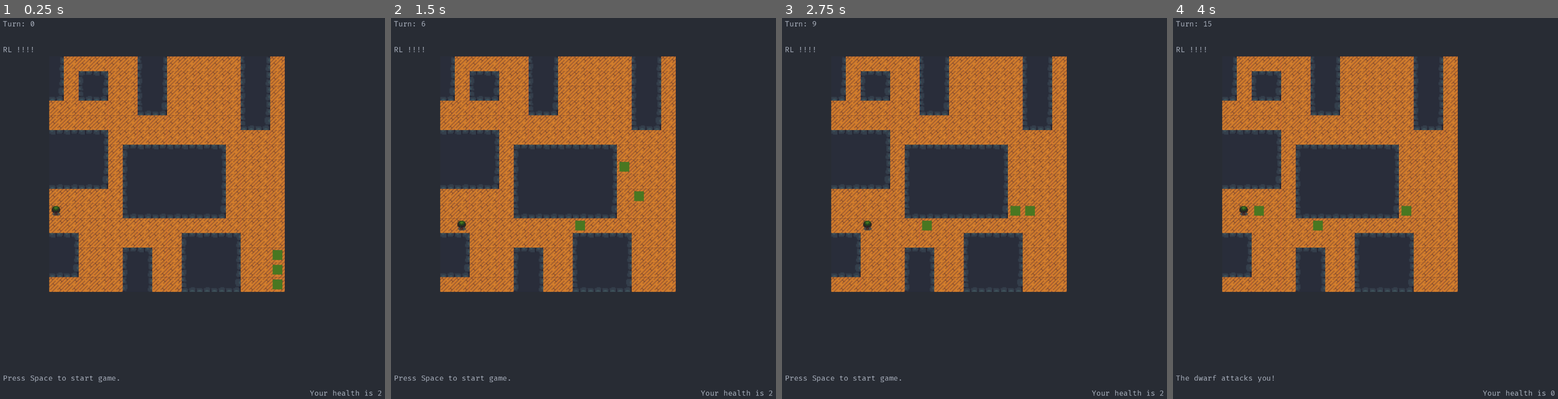
Above: before the commit, frames 1-4 (left to right).
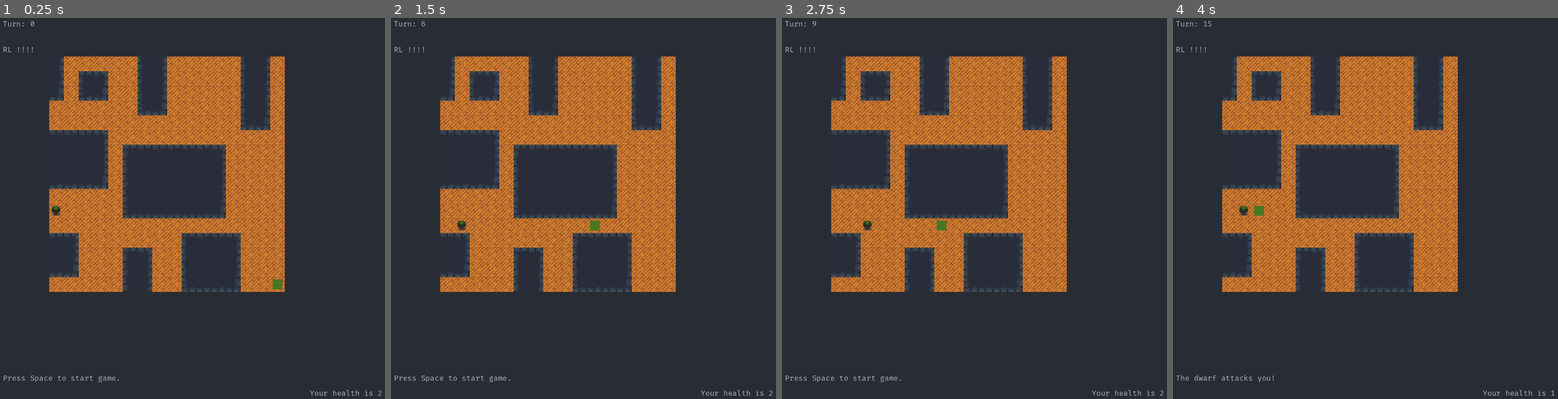
Above: after the commit, the same moments.

Repository: benjaminfrs/DragonsDescent
Game: Godot game, scene res://scene/main/main.tscn
Same seed, same stepped clock (60 frames per second), same inputs: the game is played once before the commit and once after it.
Inputs:
- Up to frame 1 (0.25 s): no input
- Up to frame 2 (1.5 s): tap Space (wait) at 0.5, 0.6, 1.25, 1.35 s; hold Right (move_right) 0.53-1.28 s; hold Down (move_down) from 1.28 s (still down)
- Up to frame 3 (2.75 s): tap Space (wait) at 2, 2.1 s; release Down (move_down) at 2.03 s; hold Right (move_right) from 2.03 s (still down)
- Up to frame 4 (4 s): tap Space (wait) at 2.75, 2.85, 3.5, 3.6 s; release Right (move_right) at 2.78 s; hold Up (move_up) 2.78-3.53 s; hold Left (move_left) from 3.53 s (still down)

The runs differ from the first frame. In frame 1, 0.1% of the frame differs, in the area x 70-74%, y 60-68%; in frame 2, 0.3%, in the area x 47-66%, y 37-56%; in frame 3, 0.3%; in frame 4, 0.1%.

Commit message:
Initial support for building levels using dynamic scenes

Diff:
--- a/lib/AssetLoader.gd
+++ b/lib/AssetLoader.gd
@@ -3,8 +3,6 @@
 const Player := preload("res://sprite/pc.tscn")
 const Dwarf := preload("res://sprite/d_sprite.tscn")
 const Floor := preload("res://sprite/floor_sprite.tscn")
-const xArrow := preload("res://sprite/x_sprite.tscn")
-const yArrow := preload("res://sprite/y_sprite.tscn")
 const Wall := preload("res://sprite/wall_sprite.tscn")
 const Ulwall := preload("res://sprite/ulwall_sprite.tscn")
 const Urwall := preload("res://sprite/urwall_sprite.tscn")
--- a/scene/main/World/World.tscn
+++ b/resource/World.tscn
@@ -1,5 +1,6 @@
-[gd_scene load_steps=6 format=3 uid="uid://bqietraj1ohmp"]
+[gd_scene load_steps=7 format=3 uid="uid://bqietraj1ohmp"]
 
+[ext_resource type="Script" path="res://scene/main/World/World.gd" id="1_njd3w"]
 [ext_resource type="Script" path="res://scene/main/World/PCMove.gd" id="4_ft5m1"]
 [ext_resource type="Script" path="res://scene/main/World/Schedule.gd" id="5_dn8oy"]
 [ext_resource type="Script" path="res://scene/main/World/PCAttack.gd" id="5_tcjt4"]
@@ -8,6 +9,7 @@
 
 [node name="World" type="Node2D"]
 position = Vector2(-33, 37)
+script = ExtResource("1_njd3w")
 
 [node name="PCMove" type="Node2D" parent="."]
 script = ExtResource("4_ft5m1")
--- a/scene/main/MapGenerator.gd
+++ b/scene/main/MapGenerator.gd
@@ -49,7 +49,8 @@
 
 
 func _on_Main_game_ready():
-	emit_signal("map_finished", generate())
+	pass
+	#emit_signal("map_finished", generate())
 
 func generate() -> Array:
 	var tile_matrix : Array
--- a/scene/main/World/DungeonGrid.gd
+++ b/scene/main/World/DungeonGrid.gd
@@ -3,18 +3,33 @@
 signal illegal_move(message)
 signal sprite_removed(pos, sprite)
 signal sprite_created(sprite)
+signal dungeon_complete()
 
 var _arr : Array
 var _pc_ref
 var _astargrid : AStarGrid2D
+var _number_of_dwarves : int
 
-func _on_Main_game_ready():
+func _ready():
 	_arr.resize(DungeonSize.MAX_X * DungeonSize.MAX_Y)
 
 	_astargrid = AStarGrid2D.new()
 	_astargrid.size = Vector2i(DungeonSize.MAX_X, DungeonSize.MAX_Y)
 	_astargrid.cell_size = Vector2i(ConvertCoords.STEP_X, ConvertCoords.STEP_Y)
 	_astargrid.update()
+
+func _setup(number_of_dwarves : int = 0):
+	_number_of_dwarves = number_of_dwarves
+	print("n dwarves: ", _number_of_dwarves)
+
+func _on_Main_game_ready():
+	pass
+#	_arr.resize(DungeonSize.MAX_X * DungeonSize.MAX_Y)
+#
+#	_astargrid = AStarGrid2D.new()
+#	_astargrid.size = Vector2i(DungeonSize.MAX_X, DungeonSize.MAX_Y)
+#	_astargrid.cell_size = Vector2i(ConvertCoords.STEP_X, ConvertCoords.STEP_Y)
+#	_astargrid.update()
 
 func get_pc_pos() -> Vector2i:
 	return ConvertCoords.get_world_coords(_pc_ref.position)
@@ -92,7 +107,7 @@
 	else:
 		_arr[pos.x + pos.y * DungeonSize.MAX_Y] = [new_sprite]
 
-func _on_MapGenerator_map_finished(map: Array):
+func _init_dungeon(map: Array):
 	for x in range(DungeonSize.MAX_X):
 		for y in range(DungeonSize.MAX_Y):
 			var pos = Vector2i(x, y)
@@ -105,7 +120,7 @@
 			set_sprite_at_pos(pos, new_sprite)
 			if tile_type_fuzzy_search(pos, "wall"):
 				_astargrid.set_point_solid(pos, true)
-	_init_actors(3)
+	_init_actors(_number_of_dwarves)
 
 func _init_actors(n_dwarves : int):
 	var floor_groups = get_floor_groups(0)
@@ -132,10 +147,8 @@
 		emit_signal("sprite_created", new_dwarf)
 		set_sprite_at_pos(new_pos, new_dwarf)
 
-#func _on_InitWorld_sprite_created(new_sprite: Sprite2D):
-#	if new_sprite.get_groups().find(TileTypes.PC) > -1:
-#		_pc_ref = new_sprite
-#	var pos = ConvertCoords.get_world_coords(new_sprite.position)
-#	set_sprite_at_pos(pos, new_sprite)
-#	if tile_type_fuzzy_search(pos, "wall"):
-#		_astargrid.set_point_solid(pos, true)
+func _on_PCAttack_pc_killed_dwarf(pos : Vector2i, dwarf : Sprite2D):
+	remove_sprite_at_pos(pos, dwarf)
+	_number_of_dwarves -= 1
+	if not _number_of_dwarves:
+		emit_signal("dungeon_complete")
--- a/scene/main/World/DwarfMove.gd
+++ b/scene/main/World/DwarfMove.gd
@@ -15,18 +15,18 @@
 	pass
 
 func _on_Schedule_turn_started_dwarf(current_sprite : Sprite2D) -> void:
-	print(current_sprite, " is moving")
+	#print(current_sprite, " is moving")
 	var pc_pos = _ref_DungeonGrid.get_pc_pos()
 	if _get_distance_from_pc(current_sprite) == 1:
 		emit_signal("dwarf_attacks", "The dwarf attacks you!")
 	var shortest = _ref_DungeonGrid.get_astar_path(ConvertCoords.get_world_coords(current_sprite.position), pc_pos)
-	print(_ref_DungeonGrid.get_astar_path(ConvertCoords.get_world_coords(current_sprite.position), pc_pos))
+	#print(_ref_DungeonGrid.get_astar_path(ConvertCoords.get_world_coords(current_sprite.position), pc_pos))
 
-	print(current_sprite, "     ", ConvertCoords.get_world_coords(current_sprite.position), "    ", pc_pos)
+	#print(current_sprite, "     ", ConvertCoords.get_world_coords(current_sprite.position), "    ", pc_pos)
 	if shortest.size() > 2:
 			_ref_DungeonGrid.move_sprite(ConvertCoords.get_world_coords(current_sprite.position), shortest[1], current_sprite)
 			current_sprite.position = ConvertCoords.get_local_coords(shortest[1])
-			print("distance to pc: ", _get_distance_from_pc(current_sprite))
+			#print("distance to pc: ", _get_distance_from_pc(current_sprite))
 	#print(current_sprite, "     ", ConvertCoords.get_world_coords(current_sprite.position))
 	_ref_Schedule.end_turn()
 
--- a/scene/main/World/PCAttack.gd
+++ b/scene/main/World/PCAttack.gd
@@ -1,14 +1,13 @@
 extends Node2D
 
-signal pc_attacked(message)
+signal pc_attacked(message, dwarf)
+signal pc_killed_dwarf(pos, dwarf)
 
 var _ref_DungeonGrid
 var _ref_Schedule
 
 func attack(pos : Vector2i):
-
 	var actor = _ref_DungeonGrid.get_actor_at_pos(pos)
 	if actor:
-		_ref_DungeonGrid.remove_sprite_at_pos(pos, actor)
 		emit_signal("pc_attacked", "You swing at the dwarf!")
-	#_ref_RemoveObject.remove(pos)
+		emit_signal("pc_killed_dwarf", pos, actor)
--- a/scene/main/World/PCMove.gd
+++ b/scene/main/World/PCMove.gd
@@ -8,14 +8,16 @@
 
 func _ready() -> void:
 	set_process_unhandled_input(false)
-
-func _on_Main_game_ready():
 	_move_inputs = [
 		InputNames.MOVE_LEFT,
 		InputNames.MOVE_RIGHT,
 		InputNames.MOVE_UP,
 		InputNames.MOVE_DOWN,
 	]
+
+func _on_Main_game_ready():
+	pass
+
 
 func _unhandled_input(event: InputEvent) -> void:
 	var source: Vector2i = ConvertCoords.get_world_coords(_pc.position)
@@ -31,8 +33,7 @@
 
 
 func _on_Schedule_turn_started_pc(current_sprite: Sprite2D) -> void:
-	if current_sprite.is_in_group(TileTypes.PC):
-		set_process_unhandled_input(true)
+	set_process_unhandled_input(true)
 
 func _is_move_input(event: InputEvent) -> bool:
 	for m in _move_inputs:
@@ -55,13 +56,12 @@
 
 	return temp
 
-func _try_move(pos : Vector2i, old_pos : Vector2i):
-	if _ref_DungeonGrid.is_legal_move(pos):
-		if _ref_DungeonGrid.does_tile_contain_sprite(pos, TileTypes.DWARF):
-			set_process_unhandled_input(false)
-			get_node("PCAttack").attack(pos)
+func _try_move(new_pos : Vector2i, old_pos : Vector2i):
+	if _ref_DungeonGrid.is_legal_move(new_pos):
+		if _ref_DungeonGrid.does_tile_contain_sprite(new_pos, TileTypes.DWARF):
+			get_node("PCAttack").attack(new_pos)
 		else:
-			_ref_DungeonGrid.move_sprite(old_pos, pos, _pc)
-			_pc.position = ConvertCoords.get_local_coords(pos)
-			#print(ConvertCoords.get_world_coords(_pc.position))
+			_ref_DungeonGrid.move_sprite(old_pos, new_pos, _pc)
+			_pc.position = ConvertCoords.get_local_coords(new_pos)
+		set_process_unhandled_input(false)
 		_ref_Schedule.end_turn()
--- /dev/null
+++ b/scene/main/World/World.gd
@@ -0,0 +1,144 @@
+extends Node2D
+
+var _level : int
+
+@onready var DUNGEON_GRID = self.get_node("DungeonGrid")
+@onready var SCHEDULE = self.get_node("Schedule")
+@onready var PC_MOVE = self.get_node("PCMove")
+@onready var DWARF_MOVE = self.get_node("DwarfMove")
+@onready var PC_ATTACK = PC_MOVE.get_node("PCAttack")
+
+
+
+@onready var SIGNAL_BIND: Array = [
+	#[
+	#	"illegal_move", "_on_DungeonGrid_illegal_move",
+	#	DUNGEON_GRID,
+	#	MODELINE,
+	#],
+	#[
+	#	"pc_attacked", "_on_PCAttack_pc_attacked",
+	#	PC_ATTACK,
+	#	MODELINE,
+	#],
+	[
+		"pc_killed_dwarf", "_on_PCAttack_pc_killed_dwarf",
+		PC_ATTACK,
+		DUNGEON_GRID,
+	],
+	#[
+	#	"dwarf_attacks", "_on_DwarfMove_dwarf_attacks",
+	#	DWARF_MOVE,
+	#	MODELINE, HEALTHLINE,
+	#],
+	#[
+	#	"map_finished", "_on_MapGenerator_map_finished",
+	#	MAP_GENERATOR,
+	#	DUNGEON_GRID,
+	#],
+	#[
+	#	"turn_started", "_on_Schedule_turn_started",
+	#	SCHEDULE,
+	#	SIDEBAR,
+	#],
+	[
+		"turn_started_pc", "_on_Schedule_turn_started_pc",
+		SCHEDULE,
+		PC_MOVE,
+	],
+	[
+		"turn_started_dwarf", "_on_Schedule_turn_started_dwarf",
+		SCHEDULE,
+		DWARF_MOVE
+	],
+	#[
+	#	"turn_ended", "_on_Schedule_turn_ended",
+	#	SCHEDULE,
+	#	MODELINE,
+	#],
+	[
+		"sprite_created", "_on_DungeonGrid_sprite_created",
+		DUNGEON_GRID,
+		PC_MOVE, SCHEDULE,
+	],
+	[
+		"sprite_removed", "_on_DungeonGrid_sprite_removed",
+		DUNGEON_GRID,
+		SCHEDULE,
+	],
+	#[
+	#	"game_ready", "_on_Main_game_ready",
+	#	WORLD,
+	#	PC_MOVE, DUNGEON_GRID, MAP_GENERATOR,
+	#],
+#	[
+#		"map_ready", "_on_Main_map_ready",
+#		WORLD,
+#		DUNGEON_GRID,
+#	],
+]
+
+@onready var NODE_REF: Array = [
+	[
+		"_ref_DungeonGrid",
+		DUNGEON_GRID,
+		PC_MOVE, PC_ATTACK, DWARF_MOVE,
+	],
+	[
+		"_ref_Schedule",
+		SCHEDULE,
+		DWARF_MOVE, PC_MOVE, PC_ATTACK,
+	],
+]
+
+func _ready():
+	pass
+	#_set_path()
+	#_set_signal()
+	#_set_node_ref()
+
+func _setup(level : int):
+	_level = level
+	DUNGEON_GRID._setup(_level)
+
+#func _set_path():
+#	_path_to_self = get_path()
+
+
+#func _set_signal():
+#	for s in _signal_bind:
+#		# [signal_name, func_name, source_node, target_node]
+#		for i in range(3, len(s)):
+#			print("get_node({source}).{signal_name}.connect(get_node({target}).{func})".format(
+#				{"source":_get_path(s[2]), "signal_name":s[0], "target":_get_path(s[i]), "func":s[1]}))
+#			get_node(_get_path(s[2]))[s[0]].connect(get_node(_get_path(s[i]))[s[1]])
+
+func _set_signal():
+	for s in SIGNAL_BIND:
+		# [signal_name, func_name, source_node, target_node]
+		for i in range(3, len(s)):
+			print("{source}[{signal_name}].connect({target}[{func}]".format(
+				{"source":s[2], "signal_name":s[0], "target":s[i], "func":s[1]}))
+			s[2][s[0]].connect(s[i][s[1]])
+
+#func _set_node_ref():
+#	for n in _node_ref:
+#		# [target_var_name, source_node, target_node]
+#		for i in range(2, len(n)):
+#			print("get_node(_get_path({target_node}))[{target_name}] = get_node(_get_path({source}))".format(
+#				{"target_node":n[i], "target_name":n[0], "source":n[1]}))
+#			get_node(_get_path(n[i]))[n[0]] = get_node(_get_path(n[1]))
+
+func _set_node_ref():
+	for n in NODE_REF:
+		# [target_var_name, source_node, target_node]
+		for i in range(2, len(n)):
+			print("{target_node}[{target_name}] = {source}".format(
+				{"target_node":n[i], "target_name":n[0], "source":n[1]}))
+			#get_node(_get_path(n[i]))[n[0]] = get_node(_get_path(n[1]))
+			n[i][n[0]] = n[1]
+
+func build_level(map : Array):
+	_set_signal()
+	_set_node_ref()
+	DUNGEON_GRID._init_dungeon(map)
--- a/scene/main/main.gd
+++ b/scene/main/main.gd
@@ -2,6 +2,9 @@
 
 #game ready signal
 signal game_ready()
+signal map_ready(map)
+
+const world_scene = preload("res://resource/World.tscn")
 
 #World references
 const DUNGEON_GRID: String = "World/DungeonGrid"
@@ -11,6 +14,7 @@
 const SCHEDULE: String = "World/Schedule"
 const MAP_GENERATOR: String = "MapGenerator"
 const WORLD: String = ""
+const world_test: String = "World"
 
 #GUI references
 const HEALTHLINE: String = "MainGUI/MainHBox/HealthLine"
@@ -28,16 +32,21 @@
 		PC_ATTACK,
 		MODELINE,
 	],
-		[
+	[
+		"pc_killed_dwarf", "_on_PCAttack_pc_killed_dwarf",
+		PC_ATTACK,
+		DUNGEON_GRID,
+	],
+	[
 		"dwarf_attacks", "_on_DwarfMove_dwarf_attacks",
 		DWARF_MOVE,
 		MODELINE, HEALTHLINE,
 	],
-	[
-		"map_finished", "_on_MapGenerator_map_finished",
-		MAP_GENERATOR,
-		DUNGEON_GRID,
-	],
+#	[
+#		"map_finished", "_on_MapGenerator_map_finished",
+#		MAP_GENERATOR,
+#		DUNGEON_GRID,
+#	],
 	#[
 	#	"turn_started", "_on_Schedule_turn_started",
 	#	SCHEDULE,
@@ -73,6 +82,11 @@
 		WORLD,
 		PC_MOVE, DUNGEON_GRID, MAP_GENERATOR,
 	],
+#	[
+#		"map_ready", "_on_Main_map_ready",
+#		WORLD,
+#		DUNGEON_GRID,
+#	],
 ]
 
 const NODE_REF: Array = [
@@ -92,8 +106,28 @@
 ]
 
 func _init():
-	super._init(SIGNAL_BIND, NODE_REF, LIB_REF)
+	pass
+	#super._init(SIGNAL_BIND, NODE_REF, LIB_REF)
 
 func _ready():
+	super._init(SIGNAL_BIND, NODE_REF, LIB_REF)
 	super._ready()
 	emit_signal("game_ready")
+	var map = get_node("MapGenerator").generate()
+	#emit_signal("map_ready", map)
+	get_node(world_test)._setup(1)
+	get_node(DUNGEON_GRID).dungeon_complete.connect(_on_DungeonGrid_dungeon_complete)
+	get_node("World/DungeonGrid")._init_dungeon(map)
+	print(self.get_children())
+	var new_world = world_scene.instantiate()
+	add_child(new_world)
+	print(self.get_children())
+	print(get_node(world_test).get_children(false))
+	print(new_world.get_children())
+	print(new_world.get_node("DungeonGrid"))
+
+	#self.remove_child(get_node(world_test))
+	#new_world.build_level(get_node("MapGenerator").generate())
+
+func _on_DungeonGrid_dungeon_complete():
+	print("Level finished!")
--- a/scene/main/main.tscn
+++ b/scene/main/main.tscn
@@ -1,7 +1,7 @@
 [gd_scene load_steps=5 format=3 uid="uid://b8aejqcvuioe4"]
 
 [ext_resource type="Script" path="res://scene/main/main.gd" id="1_s1s6r"]
-[ext_resource type="PackedScene" uid="uid://bqietraj1ohmp" path="res://scene/main/World/World.tscn" id="1_xm7o4"]
+[ext_resource type="PackedScene" uid="uid://bqietraj1ohmp" path="res://resource/World.tscn" id="1_xm7o4"]
 [ext_resource type="PackedScene" uid="uid://tclgxlccwliq" path="res://scene/main/gui/MainGUI.tscn" id="2_3mo8p"]
 [ext_resource type="Script" path="res://scene/main/MapGenerator.gd" id="4_v0sbl"]
 
--- /dev/null
+++ b/sprite/stair_down_sprite.tscn
@@ -0,0 +1,10 @@
+[gd_scene load_steps=2 format=3 uid="uid://urg13bl7x4iw"]
+
+[ext_resource type="Texture2D" uid="uid://8iykb86ryh2s" path="res://resource/basictiles.png" id="1_kfkkk"]
+
+[node name="stair_down" type="Sprite2D"]
+modulate = Color(0.670588, 0.698039, 0.74902, 1)
+z_index = 1
+texture = ExtResource("1_kfkkk")
+region_enabled = true
+region_rect = Rect2(16, 112, 16, 16)
--- a/sprite/x_sprite.tscn
+++ /dev/null
@@ -1,10 +0,0 @@
-[gd_scene load_steps=2 format=3 uid="uid://bxucabtdrbfbx"]
-
-[ext_resource type="Texture2D" uid="uid://c3rqi86lnb1ts" path="res://resource/spritesheet.png" id="1_y3trr"]
-
-[node name="xSprite" type="Sprite2D"]
-modulate = Color(0.670588, 0.698039, 0.74902, 1)
-position = Vector2(58, 49)
-texture = ExtResource("1_y3trr")
-region_enabled = true
-region_rect = Rect2(0, 36, 24, 36)
--- a/sprite/y_sprite.tscn
+++ /dev/null
@@ -1,12 +0,0 @@
-[gd_scene load_steps=3 format=3 uid="uid://xkkx82nj786d"]
-
-[ext_resource type="Texture2D" uid="uid://c3rqi86lnb1ts" path="res://resource/spritesheet.png" id="1_kdyg8"]
-
-[sub_resource type="AtlasTexture" id="AtlasTexture_m4m7c"]
-atlas = ExtResource("1_kdyg8")
-region = Rect2(360, 36, 24, 36)
-
-[node name="downSprite" type="Sprite2D"]
-modulate = Color(0.670588, 0.698039, 0.74902, 1)
-position = Vector2(58, 8)
-texture = SubResource("AtlasTexture_m4m7c")
